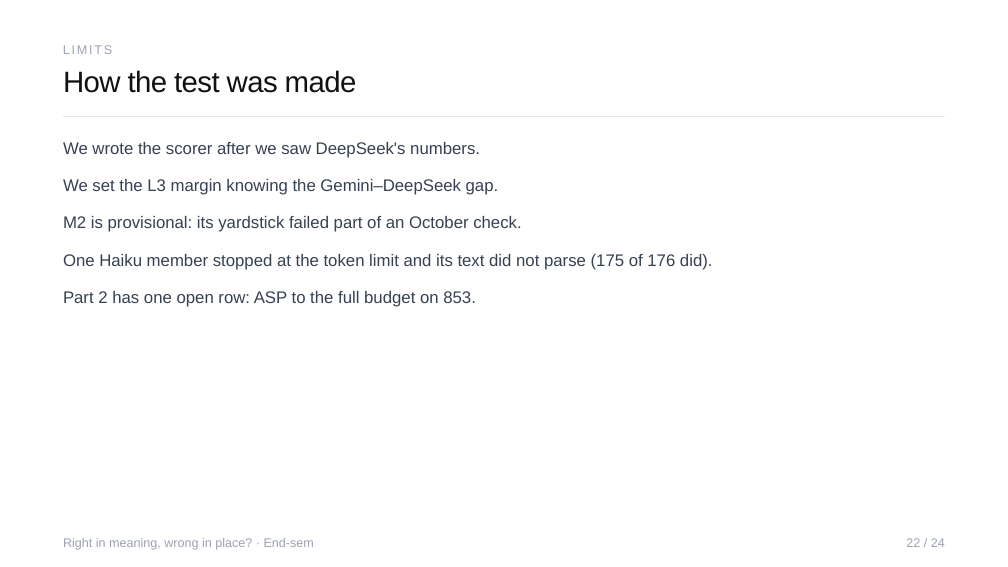
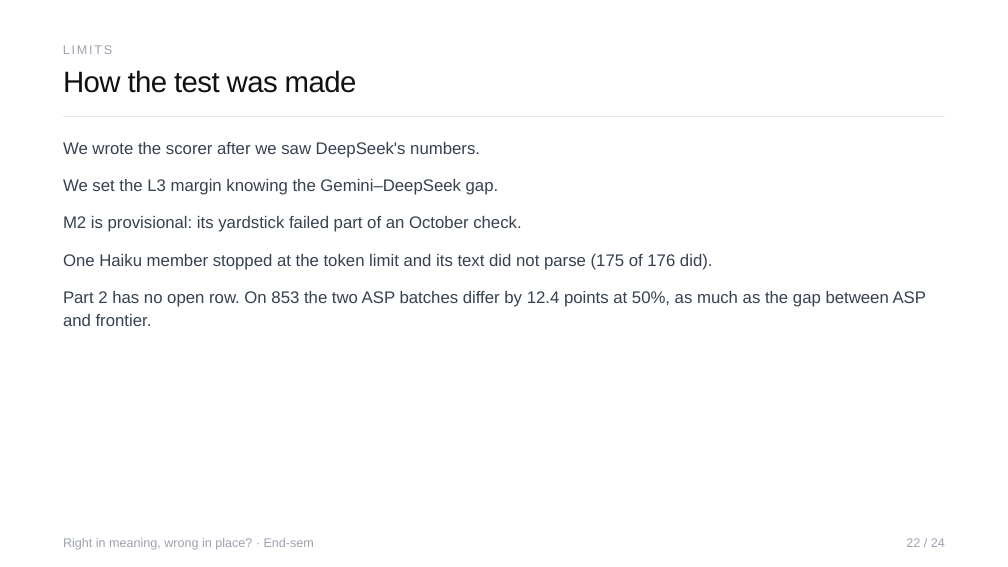
Before and after one commit to Sher110106/validity-aware-active-semantic-exploration, a slide deck: slide 22 of docs/endsem_2026-11/ASP_Endsem.pptx. Drawn at 1008x567 pixels with LibreOffice and Linux fonts; fonts in the diff are those of the drawing. Boxes give left, top, right and bottom in pixels: in the first picture for what was removed or moved away, otherwise in the second. Text is boxed around its words. In the diff, an @@ line names an element or a change of style, - is before the commit and + after.

```diff
--- a/docs/endsem_2026-11/ASP_Endsem.pptx
+++ b/docs/endsem_2026-11/ASP_Endsem.pptx
@@ text at [63, 291, 927, 326]: text changed @@
-Part 2 has one open row: ASP to the full budget on 853.
+Part 2 has no open row. On 853 the two ASP batches differ by 12.4 points at 50%, as much as the gap between ASP and frontier.
```
Also in this commit, not shown: 3 other slides changed, 6 other files.
